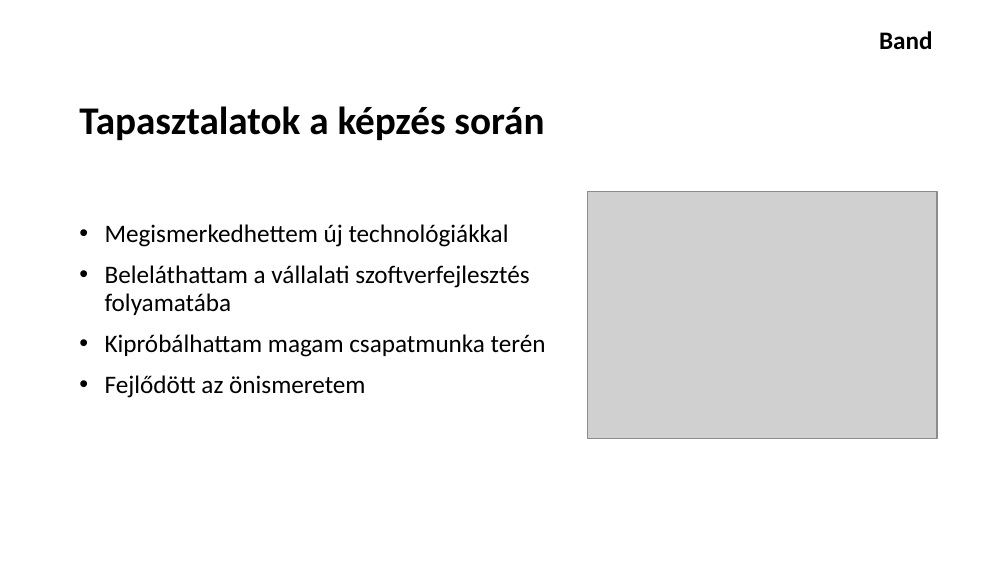
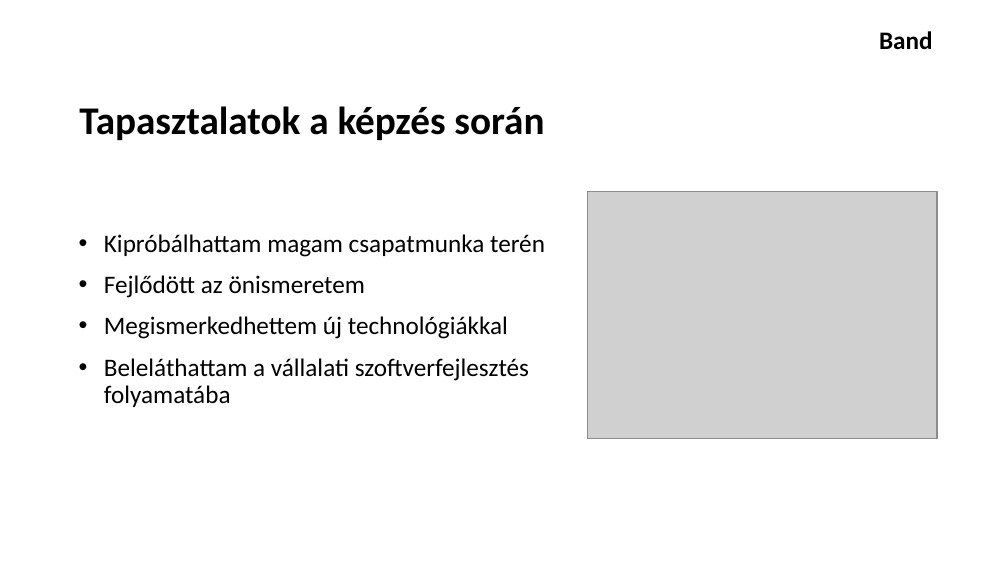
Before and after one commit to schonherz-java-ee-2016-summer/project, a slide deck: slide 5 of presentations/band/Veress_Armin/prezentation_veress_armin.pptx (slide 6 before the commit). Drawn at 1008x567 pixels with LibreOffice and Linux fonts; fonts in the diff are those of the drawing; grey boxes stand for pictures; background and template pictures are left out. Boxes give left, top, right and bottom in pixels: in the first picture for what was removed or moved away, otherwise in the second. Text is boxed around its words. In the diff, an @@ line names an element or a change of style, - is before the commit and + after.

```diff
--- a/presentations/band/Veress_Armin/prezentation_veress_armin.pptx
+++ b/presentations/band/Veress_Armin/prezentation_veress_armin.pptx
@@ text "Kipróbálhattam magam csapatmunka terén": place and size @@
-text "Kipróbálhattam magam csapatmunka terén" at bbox=[105, 224, 546, 398]
+text "Kipróbálhattam magam csapatmunka terén" at bbox=[104, 234, 545, 407]
@@ text at bbox=[104, 234, 545, 298]: paragraphs added @@
+• Kipróbálhattam magam csapatmunka terén
+• Fejlődött az önismeretem
@@ text at bbox=[105, 334, 546, 398]: paragraphs removed @@
-• Kipróbálhattam magam csapatmunka terén
-• Fejlődött az önismeretem
```
Also in this commit, not shown: 2 other slides changed, 1 slide removed.
